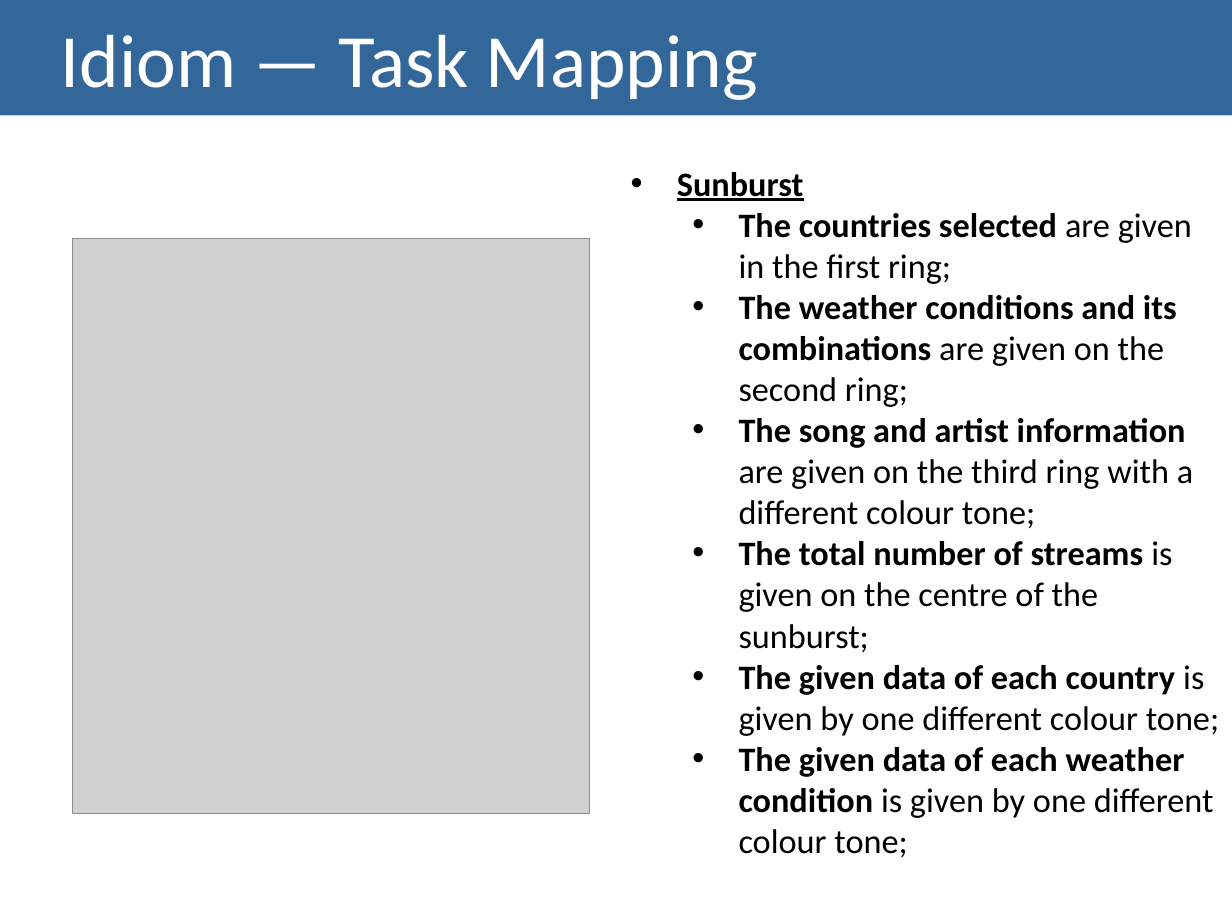
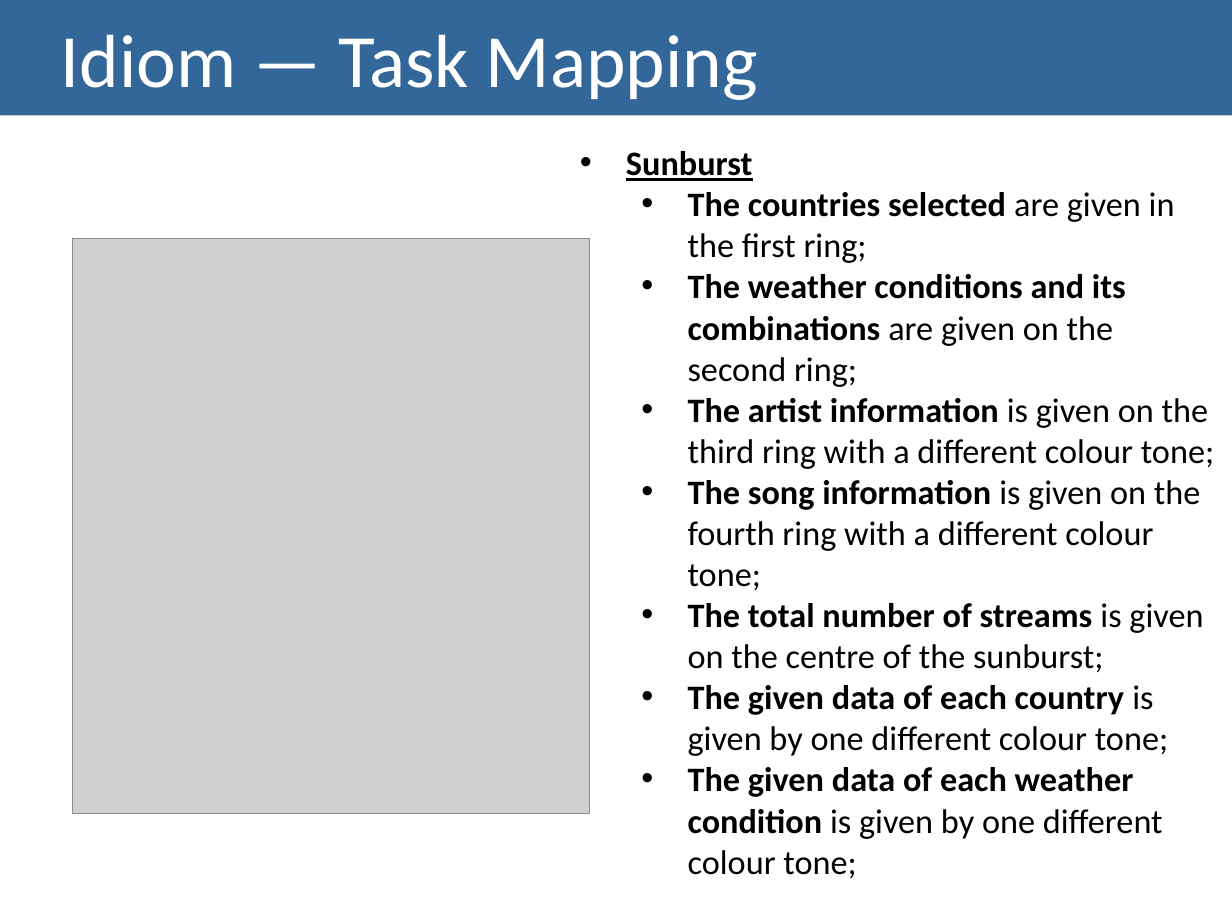
Before and after one commit to regouga/VI-MEIC-1819, a slide deck: slide 15 of Lab 6/17.pptx. Drawn at 1232x924 pixels with LibreOffice and Linux fonts; fonts in the diff are those of the drawing; grey boxes stand for pictures. Boxes give left, top, right and bottom in pixels: in the first picture for what was removed or moved away, otherwise in the second. Text is boxed around its words. In the diff, an @@ line names an element or a change of style, - is before the commit and + after.

```diff
--- a/Lab 6/17.pptx
+++ b/Lab 6/17.pptx
@@ text "Sunburst": place and size @@
-text "Sunburst" at box(677, 172, 1219, 857)
+text "Sunburst" at box(626, 151, 1214, 878)
@@ text at box(688, 398, 1214, 590): text changed @@
-  • The song and artist information are given on the third ring with a different colour tone;
+  • The artist information is given on the third ring with a different colour tone;
+  • The song information is given on the fourth ring with a different colour tone;
```
Also in this commit, not shown: 3 other slides changed, 2 other files.
